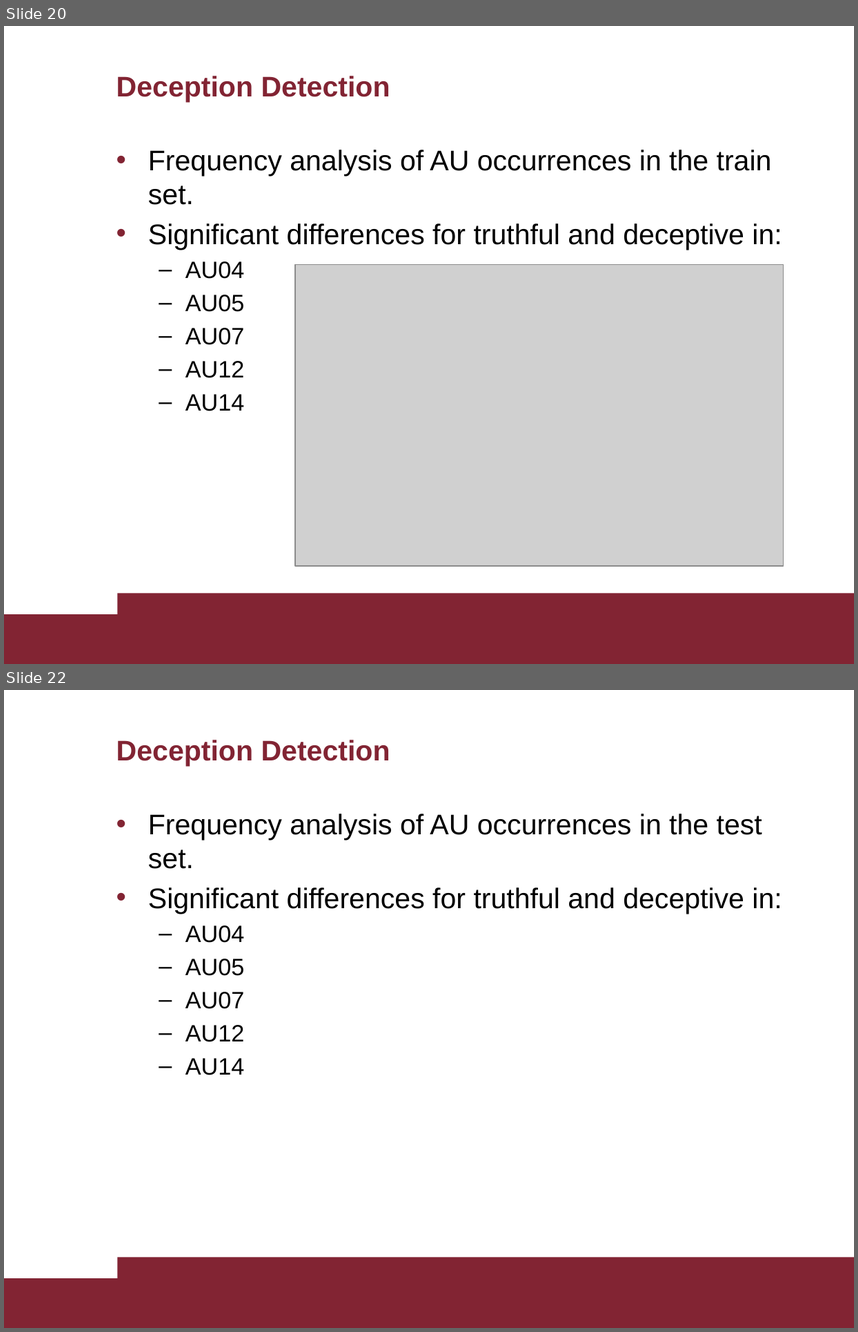
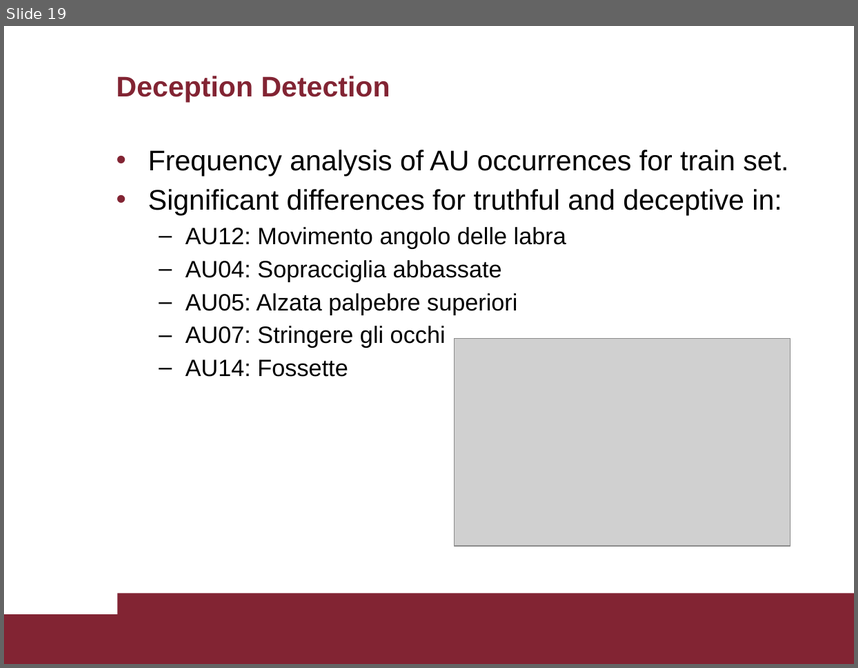
Before and after one commit to AscaL/thesis, a slide deck: Tesi Emanuele Orfanelli 1383726.pptx. Shown one above the other, each under a label of ours: slides 20 and 22 before the commit, slide 19 after it; the slides between them are not shown. The pictures are 858x1332 and 858x668 pixels, drawn with LibreOffice and Linux fonts; fonts in the diff are those of the drawing; grey boxes stand for pictures. Boxes give left, top, right and bottom in pixels: in the first picture for what was removed or moved away, otherwise in the second. Text is boxed around its words. In the diff, an @@ line names an element or a change of style, - is before the commit and + after.

```diff
--- a/Tesi Emanuele Orfanelli 1383726.pptx
+++ b/Tesi Emanuele Orfanelli 1383726.pptx
@@ slide 22 removed at <box>4,690,854,1328</box>, background #FFFFFF; not listed: 2 template elements that a slide beside it also shows @@
@@ title removed at <box>116,740,390,766</box> @@
-Deception Detection
@@ text removed at <box>148,814,782,1075</box> @@
-• Frequency analysis of AU occurrences in the test set.
-• Significant differences for truthful and deceptive in:
-  – AU04
-  – AU05
-  – AU07
-  – AU12
-  – AU14
@@ what was slide 20 is now slide 19 @@
@@ slide 19 changed as well @@
@@ text at <box>148,150,789,176</box>: text changed @@
-• Frequency analysis of AU occurrences in the train set.
+• Frequency analysis of AU occurrences for train set.
@@ text at <box>185,227,566,377</box>: text changed @@
-  – AU04
-  – AU05
-  – AU07
-  – AU12
-  – AU14
+  – AU12: Movimento angolo delle labra
+  – AU04: Sopracciglia abbassate
+  – AU05: Alzata palpebre superiori
+  – AU07: Stringere gli occhi
+  – AU14: Fossette
@@ picture: place and size @@
-picture at <box>296,265,784,566</box>
+picture at <box>454,338,791,546</box>
```
Also in this commit, not shown: 23 other slides changed, 1 other slide removed.
